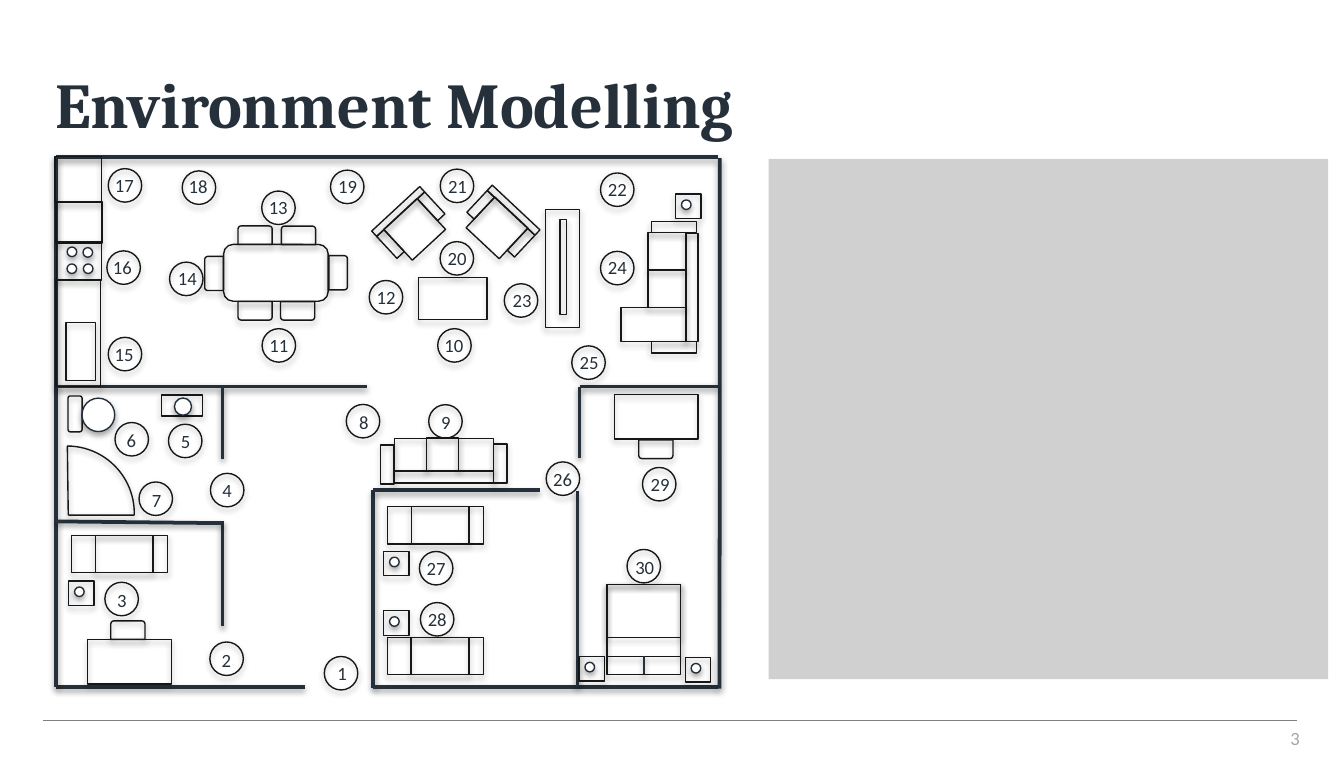
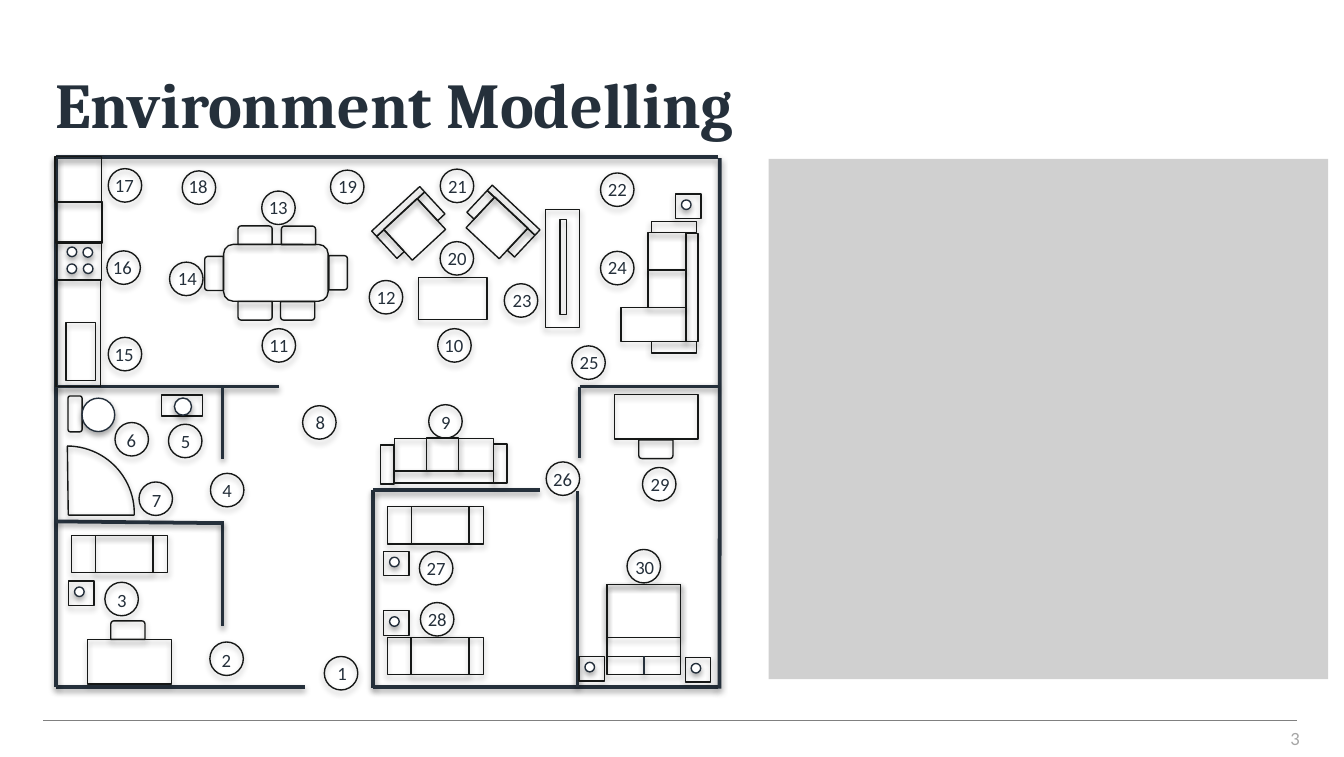
Before and after one commit to hysterr/York_Abstract_Navigation, a slide deck: slide 3 of Deliverables/Presentations/December_2021.pptx. Drawn at 1344x757 pixels with LibreOffice and Linux fonts; fonts in the diff are those of the drawing; grey boxes stand for pictures; background and template pictures are left out. Boxes give left, top, right and bottom in pixels: in the first picture for what was removed or moved away, otherwise in the second. Text is boxed around its words. In the diff, an @@ line names an element or a change of style, - is before the commit and + after.

```diff
--- a/Deliverables/Presentations/December_2021.pptx
+++ b/Deliverables/Presentations/December_2021.pptx
@@ line moved from (56, 387) - (367, 387) to (56, 387) - (278, 387) @@
@@ text "8": place and size @@
-text "8" at bbox=[359, 416, 368, 429]
+text "8" at bbox=[316, 416, 325, 429]
@@ ellipse: place and size @@
-ellipse at bbox=[347, 405, 380, 438]
+ellipse at bbox=[302, 406, 336, 439]
```
Also in this commit, not shown: 1 slide added, 2 other files.
